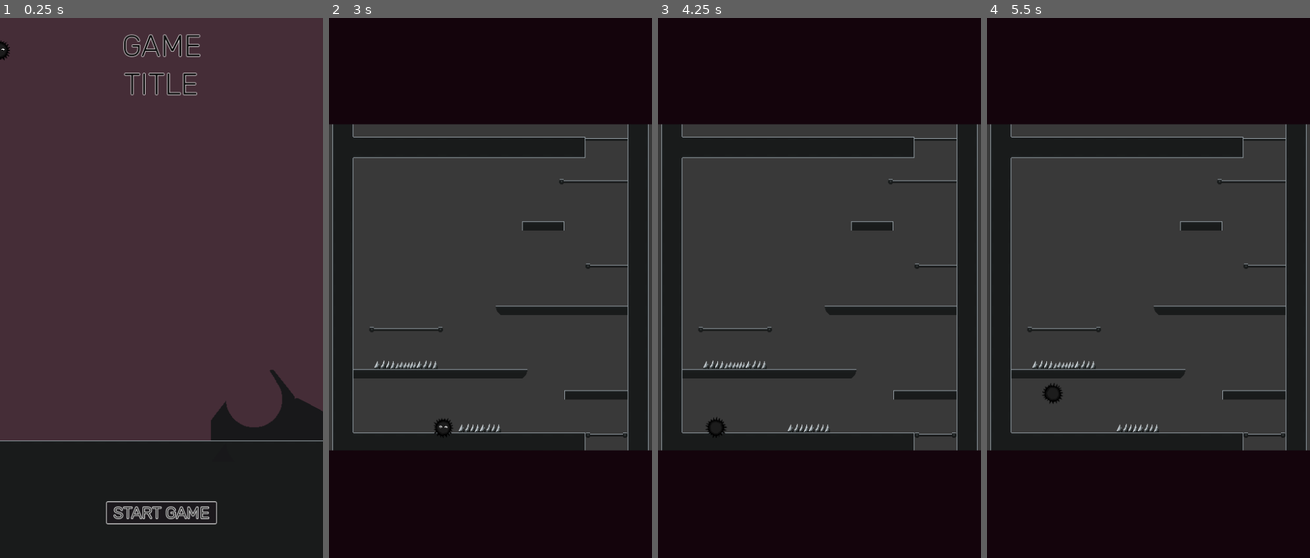
Above: before the commit, frames 1-4 (left to right).
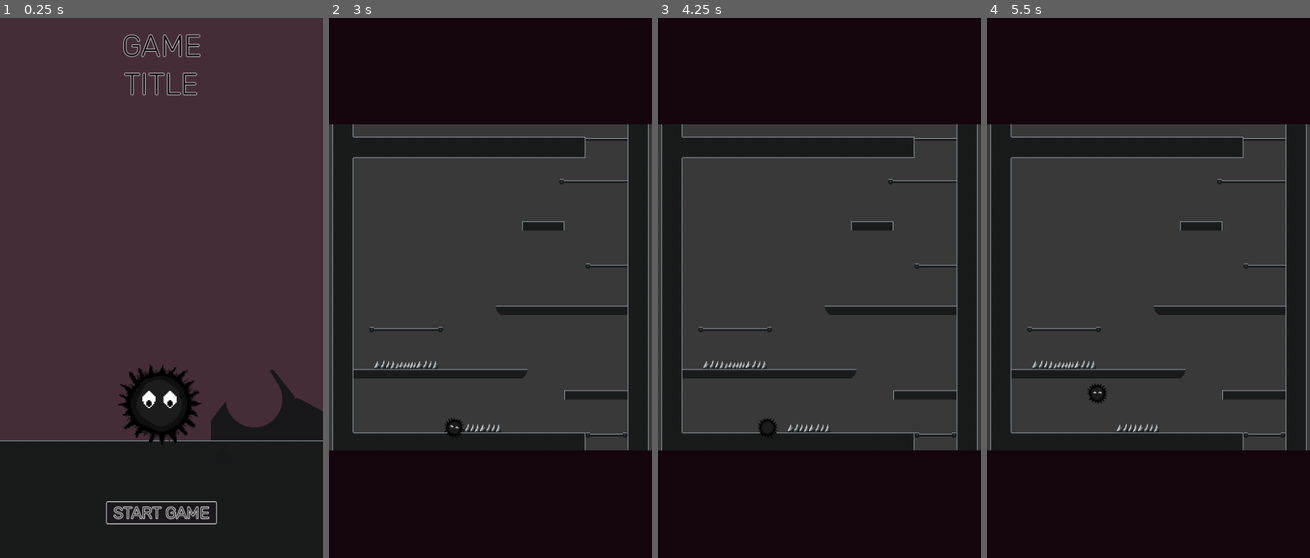
Above: after the commit, the same moments.

Repository: Arctia/42-GameJam
Game: Godot game, scene res://src/UI/title_screen.tscn
Same seed, same stepped clock (60 frames per second), same inputs: the game is played once before the commit and once after it.
Inputs:
- Up to frame 1 (0.25 s): no input
- Up to frame 2 (3 s): click "START GAME" at 0.5 s; click "skip" at 1.25 s; click "skip" at 2 s; tap Enter at 2.75 s; hold Right (move_right) from 2.78 s (still down); hold Down (duck) from 2.78 s (still down)
- Up to frame 3 (4.25 s): keep holding Right (move_right); tap Space (jump) at 3.02, 3.77 s; release Down (duck) at 3.53 s; tap Down (duck) at 3.6 s
- Up to frame 4 (5.5 s): release Right (move_right) at 4.28 s; hold A (move_left) 4.28-5.03 s; hold Down (duck) 4.28-5.03 s; hold Right (move_right) from 5.03 s (still down); tap Down (duck) at 5.1 s; tap Space (jump) at 5.27 s

The runs differ from the first frame. In frame 1, 2.5% of the frame differs, in the area x 0-63%, y 4-79%; in frame 2, 0.2%; in frame 3, 0.3%; in frame 4, 0.3%.

Commit message:
player default variables set

Diff:
--- a/src/UI/game_screen.tscn
+++ b/src/UI/game_screen.tscn
@@ -42,8 +42,6 @@
 
 [node name="ash" parent="Node2D" instance=ExtResource("2_w1o6o")]
 position = Vector2(166, 614)
-ACC = 8.0
-MAX_SPEED = 300.0
 
 [node name="ColorRect3" type="ColorRect" parent="."]
 layout_mode = 1
--- a/src/UI/title_screen.tscn
+++ b/src/UI/title_screen.tscn
@@ -64,9 +64,10 @@
 layer_0/tile_data = PackedInt32Array(1179661, 983040, 7, 1048588, 917504, 5, 1114124, 917504, 6, 1179660, 917504, 7, 12 …(323 unchanged characters)…
 
 [node name="ash" parent="Node2D" instance=ExtResource("4_pmvk2")]
-ACC = 10.0
-MAX_SPEED = 300.0
-JUMP = -400.0
+position = Vector2(245, 577)
+scale = Vector2(2, 2)
+MAX_SPEED = 0.0
+JUMP = 0.0
 
 [node name="Label" type="Label" parent="."]
 layout_mode = 1
--- a/src/entities/ash.gd
+++ b/src/entities/ash.gd
@@ -5,8 +5,8 @@
 
 const JUMP_FORCE_STEPS : float = 5.
 
-@export var ACC:float = 0
-@export var MAX_SPEED:float = 400
+@export var ACC:float = 30
+@export var MAX_SPEED:float = 200
 @export var JUMP:float = -500
 var FRICTION:float
 var moving:bool = false
@@ -17,7 +17,7 @@
 @onready var collisionShape = $CollisionShape2D
 
 @export var ashes_full:float = 100000
-@export var ashes_amount:float = 100000
+#@export var ashes_amount:float = 100000
 
 var gravity:float = ProjectSettings.get_setting("physics/2d/default_gravity") *1.5
 var is_jumping:bool = true
@@ -120,3 +120,15 @@
 	self.ashes_amount += value
 	if self.ashes_amount > self.ashes_full: self.ashes_amount = self.ashes_full
 	consume_ashes.emit(self.ashes_amount)
+
+# ---------------------------------------------------------------------------- #
+# -- Player HP
+
+@export var consume:float = 1
+@export var lives:int = 5
+
+var ashes_amount:float = 100.0
+var status:String = "active"
+
+func _consume(dt:float) -> void:
+	pass
--- a/src/entities/ash.tscn
+++ b/src/entities/ash.tscn
@@ -25,22 +25,6 @@
 custom_solver_bias = 1.0
 radius = 28.0
 
-[sub_resource type="Animation" id="Animation_wgtd8"]
-resource_name = "Open_Eyes"
-length = 0.4
-tracks/0/type = "value"
-tracks/0/imported = false
-tracks/0/enabled = true
-tracks/0/path = NodePath("Eyes:texture")
-tracks/0/interp = 1
-tracks/0/loop_wrap = true
-tracks/0/keys = {
-"times": PackedFloat32Array(0, 0.1, 0.2, 0.4),
-"transitions": PackedFloat32Array(1, 1, 1, 1),
-"update": 1,
-"values": [ExtResource("5_f5adn"), ExtResource("6_4q4c2"), ExtResource("5_f5adn"), ExtResource("4_6dmeg")]
-}
-
 [sub_resource type="ImageTexture" id="ImageTexture_mgkda"]
 
 [sub_resource type="Animation" id="Animation_1qigu"]
@@ -61,6 +45,22 @@
 
 [sub_resource type="Animation" id="Animation_80axr"]
 resource_name = "Idle"
+
+[sub_resource type="Animation" id="Animation_wgtd8"]
+resource_name = "Open_Eyes"
+length = 0.4
+tracks/0/type = "value"
+tracks/0/imported = false
+tracks/0/enabled = true
+tracks/0/path = NodePath("Eyes:texture")
+tracks/0/interp = 1
+tracks/0/loop_wrap = true
+tracks/0/keys = {
+"times": PackedFloat32Array(0, 0.1, 0.2, 0.4),
+"transitions": PackedFloat32Array(1, 1, 1, 1),
+"update": 1,
+"values": [ExtResource("5_f5adn"), ExtResource("6_4q4c2"), ExtResource("5_f5adn"), ExtResource("4_6dmeg")]
+}
 
 [sub_resource type="Animation" id="Animation_ll61v"]
 length = 0.001
